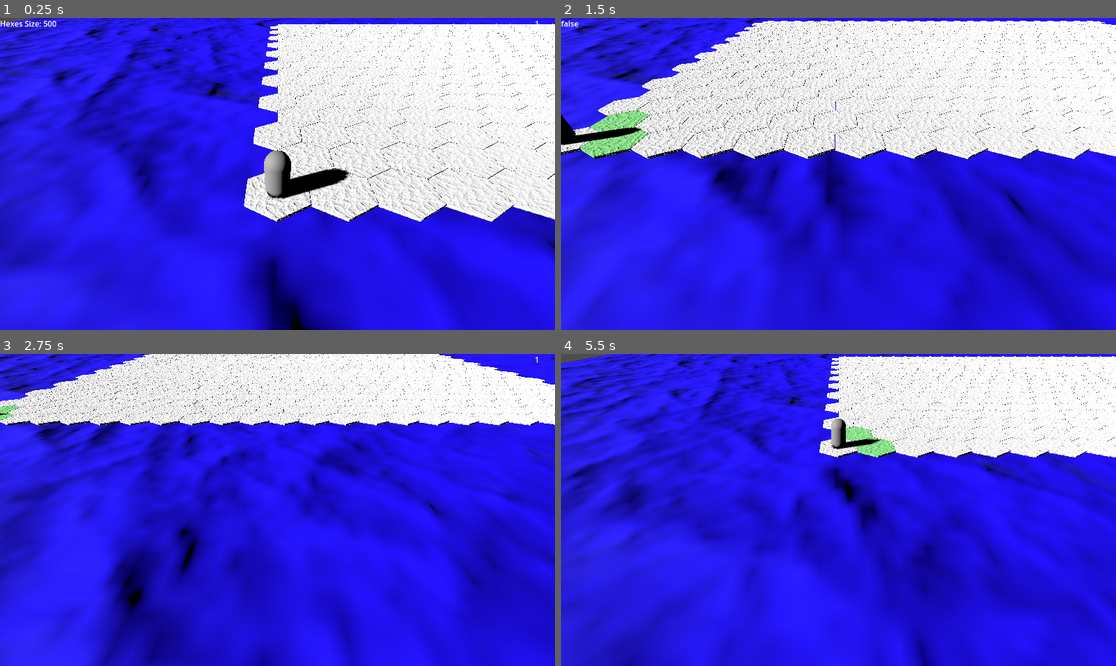
Above: before the commit, frames 1-4 (two rows, left to right).
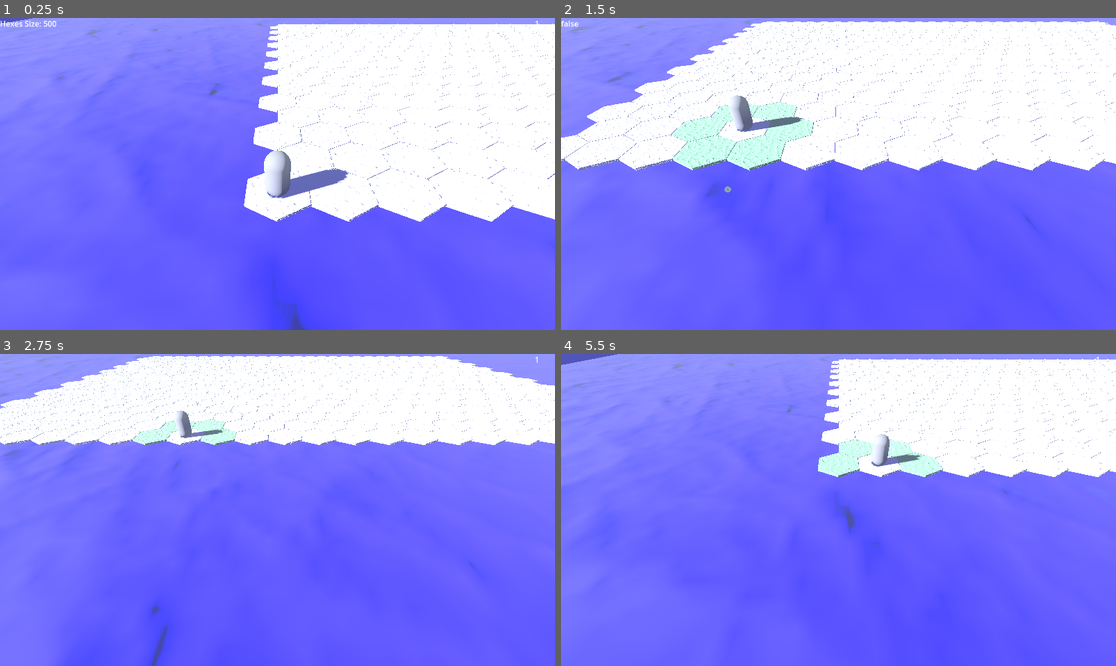
Above: after the commit, the same moments.

Repository: hwesta2001/godot_00
Game: Godot game, scene res://scenes/scn_00.tscn
The game is run twice, just before and just after one commit, with the same random seed, the same clock (stepped at 60 frames per second) and the same inputs.
Inputs (mouse positions are in pixels of both pictures, inside the frame that each line leads up to):
- Up to frame 1 (0.25 s): no input
- Up to frame 2 (1.5 s): move the mouse to (960, 158) at 0.52 s; hold D (right) 0.53-1.28 s; tap Mouse wheel down (cam_down) at 0.6 s; click (960, 158) at 0.67 s; move the mouse to (727, 189) at 1.27 s; hold S (down) from 1.28 s (still down); tap Mouse wheel up (cam_up) at 1.35 s; click (727, 189) at 1.42 s
- Up to frame 3 (2.75 s): move the mouse to (333, 441) at 2.02 s; release S (down) at 2.03 s; hold D (right) from 2.03 s (still down); tap Mouse wheel down (cam_down) at 2.1 s; click (333, 441) at 2.17 s
- Up to frame 4 (5.5 s): move the mouse to (810, 572) at 2.77 s; release D (right) at 2.78 s; hold W (up) 2.78-3.53 s; tap Mouse wheel up (cam_up) at 2.85, 4.35 s; click (810, 572) at 2.92 s; move the mouse to (1005, 556) at 3.52 s; hold A (left) 3.53-5.03 s; tap Mouse wheel down (cam_down) at 3.6, 5.1 s; click (1005, 556) at 3.67 s; move the mouse to (672, 463) at 4.27 s; click (672, 463) at 4.42 s; move the mouse to (866, 510) at 5.02 s; hold S (down) from 5.03 s (still down); click (866, 510) at 5.17 s

The runs differ from the first frame. In frame 1, 76% of the frame differs, in the area x 0-100%, y 0-100%; in frame 2, 76%; in frame 3, 86%; in frame 4, 88%.
Error before the commit: Invalid call. Nonexistent function 'project_ray_origin' in base 'Node3D (camera_3d.gd)'. (res://scripts/cam_ray.gd:14)

Commit message:
qq

Diff:
--- a/scenes/camera_3d.tscn
+++ b/scenes/camera_3d.tscn
@@ -1,17 +1,31 @@
-[gd_scene load_steps=5 format=3 uid="uid://ofedqcxx4801"]
+[gd_scene load_steps=7 format=3 uid="uid://ofedqcxx4801"]
 
 [ext_resource type="Script" path="res://scripts/camera_3d.gd" id="1_g5lp6"]
 [ext_resource type="Script" path="res://scripts/cam_ray.gd" id="2_5c1k1"]
 [ext_resource type="Material" uid="uid://cwcc3485k1si1" path="res://gfx/mat/ray.tres" id="3_5ws50"]
+[ext_resource type="PackedScene" uid="uid://c7n4kv3l6253" path="res://scenes/yer.tscn" id="4_6n7cj"]
+
+[sub_resource type="Environment" id="Environment_7siyk"]
+background_mode = 1
+background_color = Color(0.316406, 0.328125, 0.726563, 1)
+fog_enabled = true
+fog_light_energy = 1.27
+fog_density = 0.0376
+fog_height_density = -0.7072
 
 [sub_resource type="CapsuleMesh" id="CapsuleMesh_a8ykv"]
 material = ExtResource("3_5ws50")
 
 [node name="camera_3d" type="Node3D"]
-transform = Transform3D(1, 0, 0, 0, 1, 0, 0, 0, 1, 0, 0, 0)
 script = ExtResource("1_g5lp6")
 
-[node name="cam_ray" type="RayCast3D" parent="."]
+[node name="Camera3D" type="Camera3D" parent="."]
+environment = SubResource("Environment_7siyk")
+current = true
+fov = 66.7
+far = 1000.0
+
+[node name="cam_ray" type="RayCast3D" parent="Camera3D"]
 enabled = false
 target_position = Vector3(0, 0, -500)
 collision_mask = 32
@@ -21,17 +35,15 @@
 debug_shape_thickness = 3
 script = ExtResource("2_5c1k1")
 
-[node name="MeshInstance3D" type="MeshInstance3D" parent="cam_ray"]
+[node name="MeshInstance3D" type="MeshInstance3D" parent="Camera3D/cam_ray"]
 transform = Transform3D(0.05, 0, 0, 0, -2.18557e-06, -0.05, 0, 50, -2.18557e-09, 0, 0, -50)
 mesh = SubResource("CapsuleMesh_a8ykv")
 
-[node name="Timer" type="Timer" parent="cam_ray"]
+[node name="Timer" type="Timer" parent="Camera3D/cam_ray"]
 wait_time = 0.204
 
-[node name="Camera3D" type="Camera3D" parent="."]
-current = true
-fov = 66.7
-far = 1000.0
+[node name="MeshInstance3D" parent="." instance=ExtResource("4_6n7cj")]
+transform = Transform3D(37.2266, 0, 0, 0, 1, 0, 0, 0, 37.2266, 0, -2.83881, 0)
 
-[connection signal="ray_mouse_pos" from="cam_ray" to="." method="_on_cam_ray_ray_mouse_pos"]
-[connection signal="timeout" from="cam_ray/Timer" to="cam_ray" method="_on_timer_timeout"]
+[connection signal="ray_mouse_pos" from="Camera3D/cam_ray" to="." method="_on_cam_ray_ray_mouse_pos"]
+[connection signal="timeout" from="Camera3D/cam_ray/Timer" to="Camera3D/cam_ray" method="_on_timer_timeout"]
--- a/scenes/scn_00.tscn
+++ b/scenes/scn_00.tscn
@@ -12,7 +12,7 @@
 
 [node name="NOTLAR****" type="Node" parent="."]
 script = ExtResource("1_fluir")
-Not = " Camera control düzenle"
+Not = " Camera biiittti"
 
 [node name="hexes" type="Node" parent="."]
 script = ExtResource("1_yyi4o")
--- a/scripts/camera_3d.gd
+++ b/scripts/camera_3d.gd
@@ -1,6 +1,6 @@
 extends Node3D
 
-@export var cam_hight_speed = 20.0
+@export var cam_hight_speed = 30.0
 @export var speed = 13.0
 @export var cam_rotX_speed = 1.1
 @export var cam_rotY_speed = 1.1
@@ -12,7 +12,9 @@
 signal ray_cam_mouse(node:Node3D)
 
 func _process(delta):
-	position+=(move()*delta*speed)
+	var posy = position.y
+	translate(move()*delta*speed)
+	position.y=posy
 	position.y = clampf(position.y,-1,20)
 	moveUp(delta)
 
